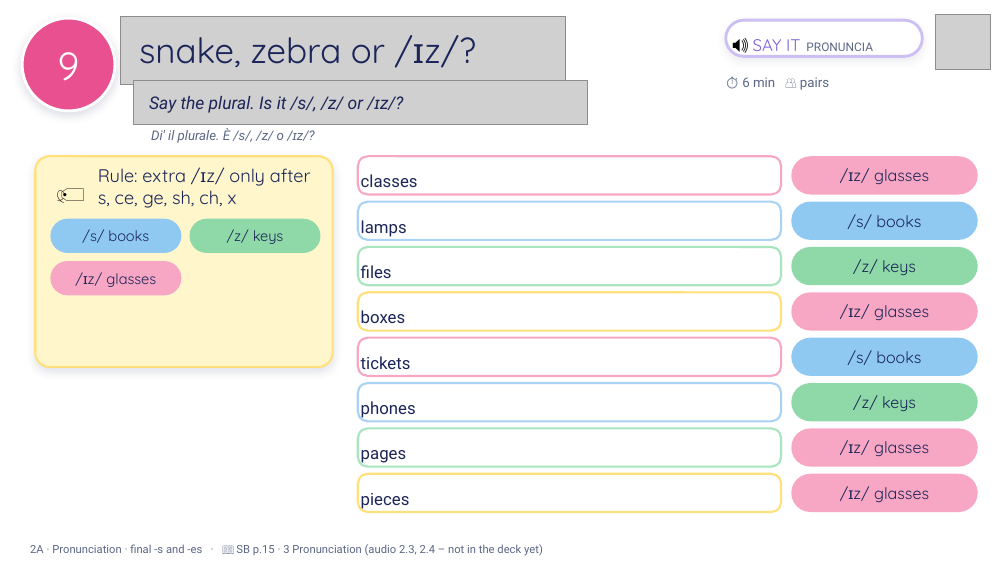
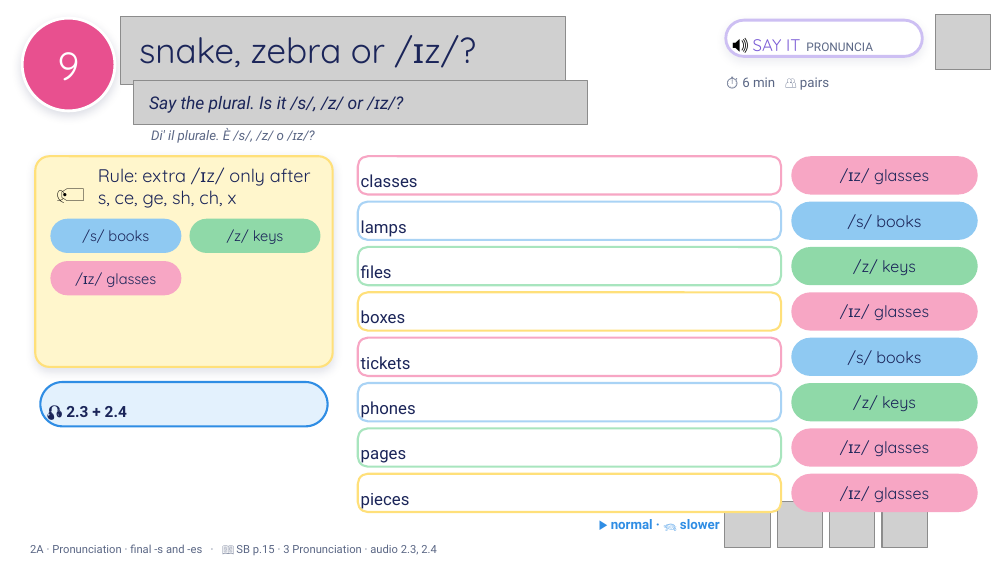
Before and after one commit to londonlanguageschool/Bagheria-, a slide deck: slide 9 of materials/EFE/EFE_2A_Tidy_or_untidy.pptx. Drawn at 1008x567 pixels with LibreOffice and Linux fonts; fonts in the diff are those of the drawing; grey boxes stand for pictures; background and template pictures are left out. Boxes give left, top, right and bottom in pixels: in the first picture for what was removed or moved away, otherwise in the second. Text is boxed around its words. In the diff, an @@ line names an element or a change of style, - is before the commit and + after.

```diff
--- a/materials/EFE/EFE_2A_Tidy_or_untidy.pptx
+++ b/materials/EFE/EFE_2A_Tidy_or_untidy.pptx
@@ rounded rectangle added at [40, 382, 328, 426], fill #E3F1FD, outline #2F8DE4 1.5 pt, 11 pt, text #1B2559, bold @@
+🎧 2.3 + 2.4
@@ picture added at [725, 502, 770, 547] @@
@@ picture added at [777, 502, 823, 547] @@
@@ picture added at [830, 502, 875, 547] @@
@@ picture added at [882, 502, 927, 547] @@
@@ text added at [611, 519, 720, 529], 9.5 pt, text #2F8DE4, bold @@
+▶ normal · 🐢 slower
@@ text at [30, 544, 437, 555]: text changed @@
-2A · Pronunciation · final -s and -es · 📖 SB p.15 · 3 Pronunciation (audio 2.3, 2.4 – not in the deck yet)
+2A · Pronunciation · final -s and -es · 📖 SB p.15 · 3 Pronunciation · audio 2.3, 2.4
```
Also in this commit, not shown: 6 other slides changed, 3 slides added, 1 slide removed, 1 other file.
